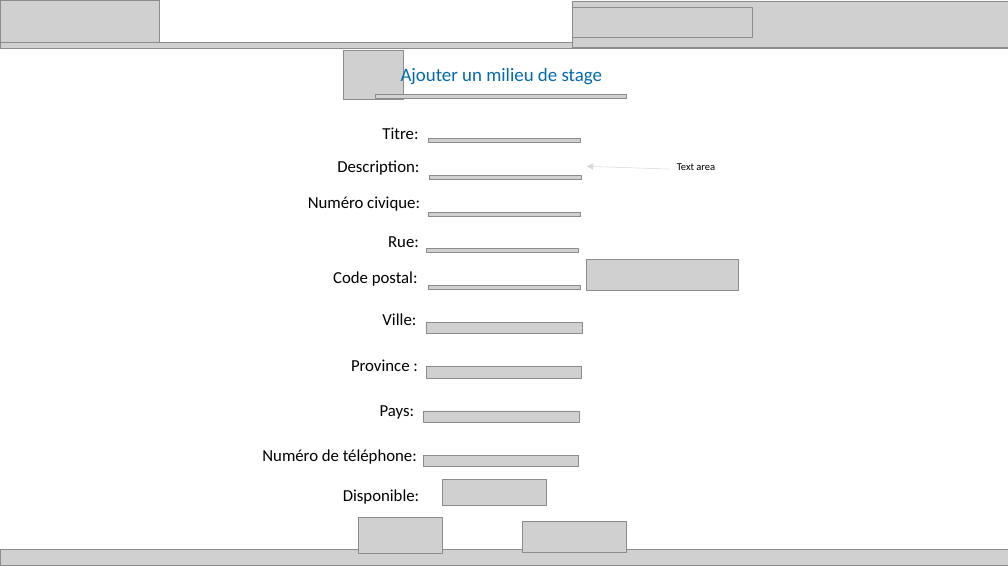
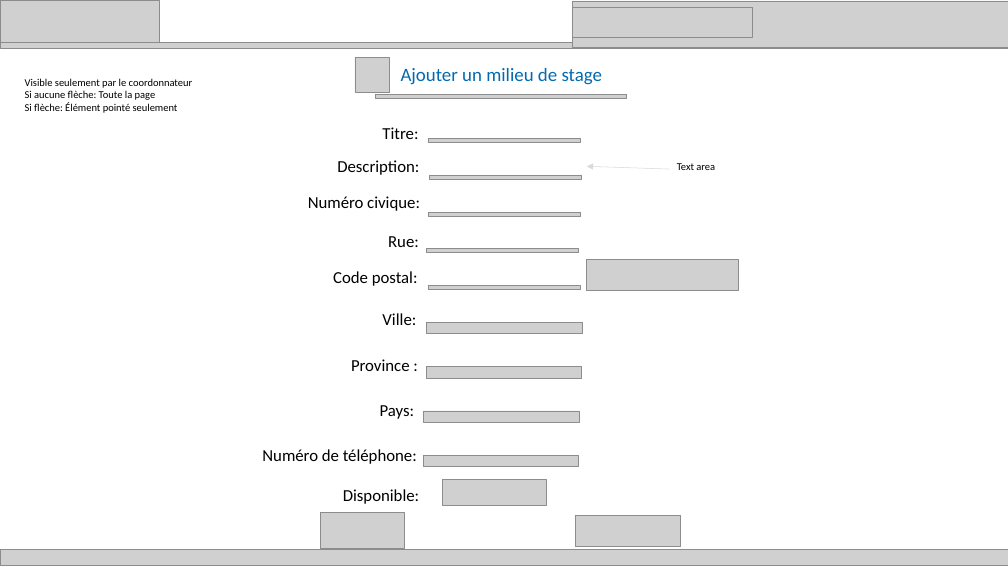
Before and after one commit to zacouse/InterfaceStages, a slide deck: slide 1 of Documentation/SchémaModificationMilieudeStage.pptx. Drawn at 1008x567 pixels with LibreOffice and Linux fonts; fonts in the diff are those of the drawing; grey boxes stand for pictures. Boxes give left, top, right and bottom in pixels: in the first picture for what was removed or moved away, otherwise in the second. Text is boxed around its words. In the diff, an @@ line names an element or a change of style, - is before the commit and + after.

```diff
--- a/Documentation/SchémaModificationMilieudeStage.pptx
+++ b/Documentation/SchémaModificationMilieudeStage.pptx
@@ picture removed at (x1=344, y1=51, x2=404, y2=100) @@
@@ picture added at (x1=355, y1=57, x2=390, y2=92) @@
@@ text added at (x1=25, y1=78, x2=193, y2=113), 10 pt, text #000000 @@
+Visible seulement par le coordonnateur
+Si aucune flèche: Toute la page
+Si flèche: Élément pointé seulement
@@ picture moved from (x1=358, y1=518, x2=442, y2=554) to (x1=321, y1=513, x2=404, y2=549) @@
@@ picture moved from (x1=523, y1=521, x2=628, y2=553) to (x1=576, y1=516, x2=681, y2=547) @@
```
Also in this commit, not shown: 5 other slides changed, 2 slides added, 1 other file.
